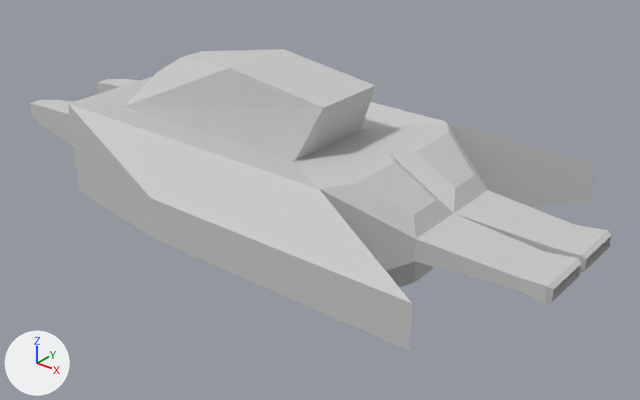
The FBX model Super Platformer/Button/ButtonContent/Spaceship.FBX as it was, and as the next commit left it.
Before and after are seen from a camera (50 mm lens) standing at (2.22, -2.35, 1.57) and looking at (0.3, 0.04, 0.09). Every picture has the same lights, and +X, +Y and +Z are marked at lower left. Where no turn or scale is listed for an object, it has been applied to the vertices.
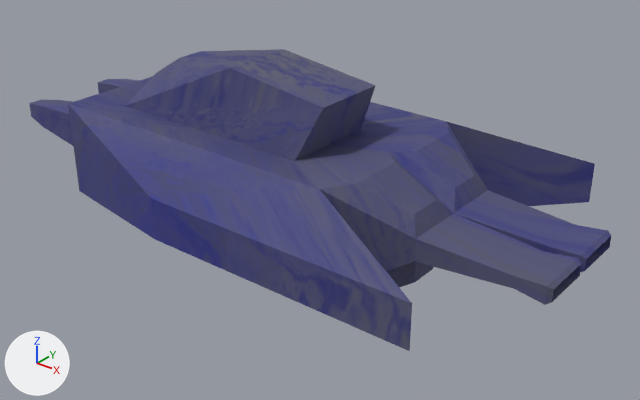
Where the change shows, as pixel boxes (x1, y1, x2, y2) in the pictures (640 x 400 px):
'Box001', recoloured (grey to blue): (29, 49, 611, 351) in both

What the commit changed:
Picture 'Blueness.png' (img_blueness_png) is new.
Material 'Material #25' (mat_material__25) is new.
Its texture is img_blueness_png.
Its roughness is 0.859.
me_mesh has 124 vertices, 244 faces and spans x -1.16..1.37, y -0.61..0.61, z -0.04..0.6.
me_mesh no longer uses material mat_default (light grey #cacaca).
me_mesh now uses material mat_material__25 (picture img_blueness_png).
